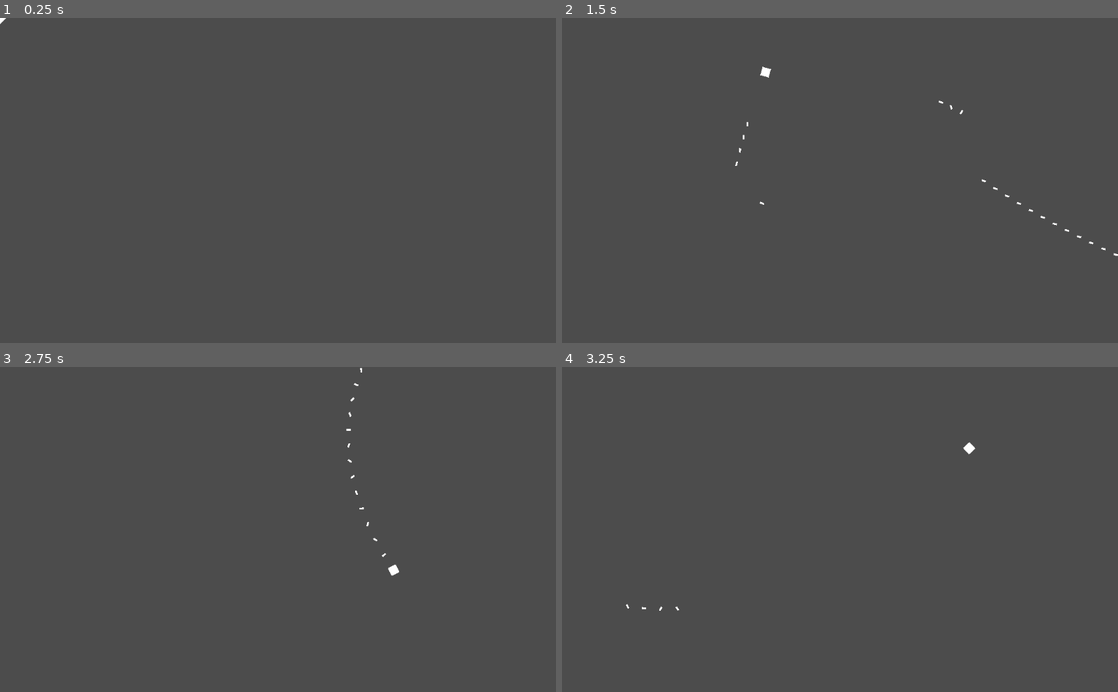
Above: before the commit, frames 1-4 (two rows, left to right).
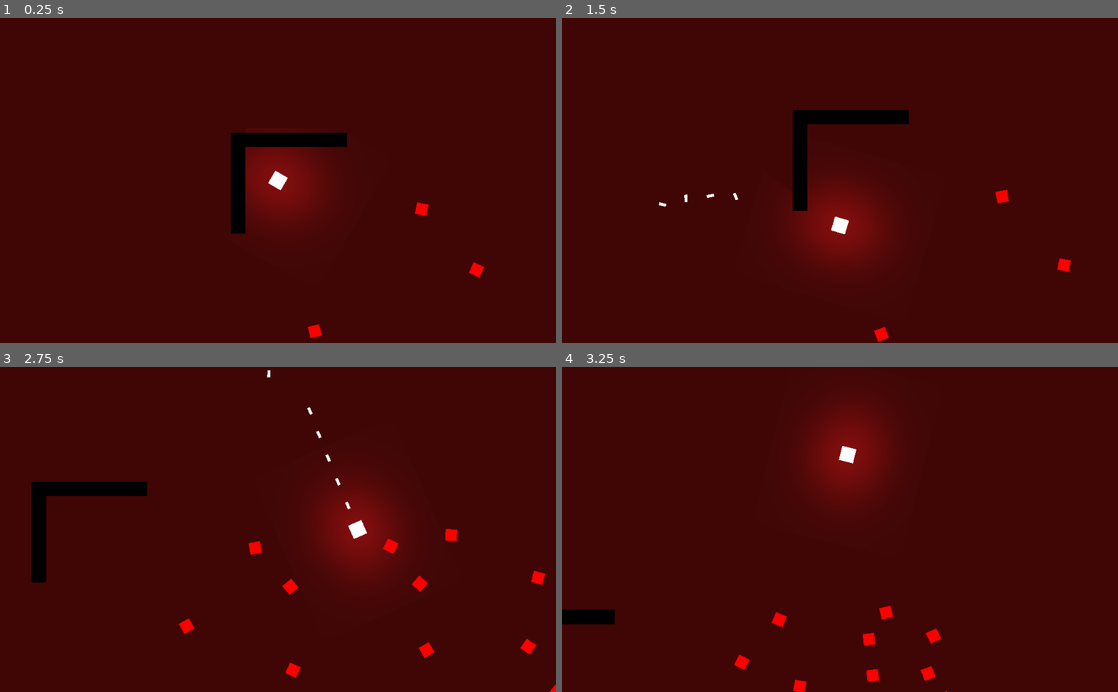
Above: after the commit, the same moments.

Repository: Boyquotes/godot-topdown-shooter
Game: Godot game, scene res://World.tscn
Same seed, same stepped clock (60 frames per second), same inputs: the game is played once before the commit and once after it.
Inputs (mouse positions are in pixels of both pictures, inside the frame that each line leads up to):
- Up to frame 1 (0.25 s): no input
- Up to frame 2 (1.5 s): move the mouse to (962, 164) at 0.52 s; press the mouse at (962, 164) at 0.53 s; hold D (right) 0.53-1.28 s; move the mouse to (728, 196) at 1.27 s; release the mouse at (728, 196) at 1.28 s; hold S (down) from 1.28 s (still down); click (728, 196) at 1.35 s
- Up to frame 3 (2.75 s): move the mouse to (333, 458) at 2.02 s; release S (down) at 2.03 s; press the mouse at (333, 458) at 2.03 s; hold D (right) from 2.03 s (still down)
- Up to frame 4 (3.25 s): move the mouse to (812, 594) at 2.77 s; release D (right) at 2.78 s; release the mouse at (812, 594) at 2.78 s; hold W (up) from 2.78 s (still down); click (812, 594) at 2.85 s

The runs differ from the first frame. In frame 1, 100% of the frame differs, in the area x 0-100%, y 0-100%; in frame 2, 100%; in frame 3, 100%; in frame 4, 100%.

Commit message:
Finish project

Diff:
--- /dev/null
+++ b/Enemy.gd
@@ -0,0 +1,19 @@
+extends KinematicBody2D
+
+var motion = Vector2()
+
+func _ready() -> void:
+	pass # Replace with function body.
+
+func _physics_process(delta: float) -> void:
+	var Player = get_parent().get_node("Player")
+
+	position += (Player.position - position)/50
+	look_at(Player.position)
+
+	move_and_collide(motion)
+
+
+func _on_Area2D_body_entered(body: Node) -> void:
+	if "Bullet" in body.name:
+		queue_free()
--- a/Player.gd
+++ b/Player.gd
@@ -34,3 +34,11 @@
 	bullet_instance.rotation_degrees = rotation_degrees
 	bullet_instance.apply_impulse(Vector2(), Vector2(bullet_speed,0).rotated(rotation))
 	get_tree().get_root().call_deferred("add_child", bullet_instance)
+
+func kill():
+	get_tree().reload_current_scene()
+
+
+func _on_Area2D_body_entered(body: Node) -> void:
+	if "Enemy" in body.name:
+		kill()
--- /dev/null
+++ b/Wall.tres
@@ -0,0 +1,33 @@
+[gd_resource type="TileSet" load_steps=4 format=2]
+
+[ext_resource path="res://sprites/player.png" type="Texture" id=1]
+
+[sub_resource type="OccluderPolygon2D" id=1]
+polygon = PoolVector2Array( 13, 8, 13, -8, 29, -8, 29, 8 )
+
+[sub_resource type="RectangleShape2D" id=2]
+extents = Vector2( 8, 8 )
+
+[resource]
+0/name = "Sprite"
+0/texture = ExtResource( 1 )
+0/tex_offset = Vector2( 0, 0 )
+0/modulate = Color( 0, 0, 0, 1 )
+0/region = Rect2( 0, 0, 16, 16 )
+0/tile_mode = 0
+0/occluder_offset = Vector2( 8, 8 )
+0/occluder = SubResource( 1 )
+0/navigation_offset = Vector2( 8, 8 )
+0/shape_offset = Vector2( 8, 8 )
+0/shape_transform = Transform2D( 1, 0, 0, 1, 8, 8 )
+0/shape = SubResource( 2 )
+0/shape_one_way = false
+0/shape_one_way_margin = 1.0
+0/shapes = [ {
+"autotile_coord": Vector2( 0, 0 ),
+"one_way": false,
+"one_way_margin": 1.0,
+"shape": SubResource( 2 ),
+"shape_transform": Transform2D( 1, 0, 0, 1, 8, 8 )
+} ]
+0/z_index = 0
--- a/World.tscn
+++ b/World.tscn
@@ -1,7 +1,10 @@
-[gd_scene load_steps=5 format=2]
+[gd_scene load_steps=10 format=2]
 
 [ext_resource path="res://Player.gd" type="Script" id=1]
 [ext_resource path="res://sprites/player.png" type="Texture" id=2]
+[ext_resource path="res://Enemy.gd" type="Script" id=3]
+[ext_resource path="res://Wall.tres" type="TileSet" id=4]
+[ext_resource path="res://sprites/luz.png" type="Texture" id=5]
 
 [sub_resource type="RectangleShape2D" id=1]
 extents = Vector2( 8, 8 )
@@ -9,9 +12,16 @@
 [sub_resource type="RectangleShape2D" id=2]
 extents = Vector2( 9, 9 )
 
+[sub_resource type="RectangleShape2D" id=3]
+extents = Vector2( 6.5, 6.5 )
+
+[sub_resource type="RectangleShape2D" id=4]
+extents = Vector2( 7, 7 )
+
 [node name="World" type="Node2D"]
 
 [node name="Player" type="KinematicBody2D" parent="."]
+position = Vector2( 36, 37 )
 script = ExtResource( 1 )
 
 [node name="CollisionShape2D" type="CollisionShape2D" parent="Player"]
@@ -25,12 +35,297 @@
 [node name="CollisionShape2D" type="CollisionShape2D" parent="Player/Area2D"]
 shape = SubResource( 2 )
 
+[node name="Camera2D" type="Camera2D" parent="Player"]
+current = true
+zoom = Vector2( 0.6, 0.6 )
+smoothing_enabled = true
+
+[node name="Light2D" type="Light2D" parent="Player"]
+scale = Vector2( 0.394444, 0.337963 )
+texture = ExtResource( 5 )
+shadow_enabled = true
+
 [node name="Enemy" type="KinematicBody2D" parent="."]
+position = Vector2( 91, 263 )
+script = ExtResource( 3 )
 
 [node name="CollisionShape2D" type="CollisionShape2D" parent="Enemy"]
+shape = SubResource( 3 )
 
 [node name="Sprite" type="Sprite" parent="Enemy"]
+modulate = Color( 1, 0, 0, 1 )
+scale = Vector2( 0.8, 0.8 )
+texture = ExtResource( 2 )
 
 [node name="Area2D" type="Area2D" parent="Enemy"]
 
 [node name="CollisionShape2D" type="CollisionShape2D" parent="Enemy/Area2D"]
+shape = SubResource( 4 )
+
+[node name="Enemy2" type="KinematicBody2D" parent="."]
+position = Vector2( 141, 545 )
+script = ExtResource( 3 )
+
+[node name="CollisionShape2D" type="CollisionShape2D" parent="Enemy2"]
+shape = SubResource( 3 )
+
+[node name="Sprite" type="Sprite" parent="Enemy2"]
+modulate = Color( 1, 0, 0, 1 )
+scale = Vector2( 0.8, 0.8 )
+texture = ExtResource( 2 )
+
+[node name="Area2D" type="Area2D" parent="Enemy2"]
+
+[node name="CollisionShape2D" type="CollisionShape2D" parent="Enemy2/Area2D"]
+shape = SubResource( 4 )
+
+[node name="Enemy3" type="KinematicBody2D" parent="."]
+position = Vector2( 339, 366 )
+script = ExtResource( 3 )
+
+[node name="CollisionShape2D" type="CollisionShape2D" parent="Enemy3"]
+shape = SubResource( 3 )
+
+[node name="Sprite" type="Sprite" parent="Enemy3"]
+modulate = Color( 1, 0, 0, 1 )
+scale = Vector2( 0.8, 0.8 )
+texture = ExtResource( 2 )
+
+[node name="Area2D" type="Area2D" parent="Enemy3"]
+
+[node name="CollisionShape2D" type="CollisionShape2D" parent="Enemy3/Area2D"]
+shape = SubResource( 4 )
+
+[node name="Enemy4" type="KinematicBody2D" parent="."]
+position = Vector2( 333, 171 )
+script = ExtResource( 3 )
+
+[node name="CollisionShape2D" type="CollisionShape2D" parent="Enemy4"]
+shape = SubResource( 3 )
+
+[node name="Sprite" type="Sprite" parent="Enemy4"]
+modulate = Color( 1, 0, 0, 1 )
+scale = Vector2( 0.8, 0.8 )
+texture = ExtResource( 2 )
+
+[node name="Area2D" type="Area2D" parent="Enemy4"]
+
+[node name="CollisionShape2D" type="CollisionShape2D" parent="Enemy4/Area2D"]
+shape = SubResource( 4 )
+
+[node name="Enemy5" type="KinematicBody2D" parent="."]
+position = Vector2( 251, 80 )
+script = ExtResource( 3 )
+
+[node name="CollisionShape2D" type="CollisionShape2D" parent="Enemy5"]
+shape = SubResource( 3 )
+
+[node name="Sprite" type="Sprite" parent="Enemy5"]
+modulate = Color( 1, 0, 0, 1 )
+scale = Vector2( 0.8, 0.8 )
+texture = ExtResource( 2 )
+
+[node name="Area2D" type="Area2D" parent="Enemy5"]
+
+[node name="CollisionShape2D" type="CollisionShape2D" parent="Enemy5/Area2D"]
+shape = SubResource( 4 )
+
+[node name="Enemy6" type="KinematicBody2D" parent="."]
+position = Vector2( 567, 76 )
+script = ExtResource( 3 )
+
+[node name="CollisionShape2D" type="CollisionShape2D" parent="Enemy6"]
+shape = SubResource( 3 )
+
+[node name="Sprite" type="Sprite" parent="Enemy6"]
+modulate = Color( 1, 0, 0, 1 )
+scale = Vector2( 0.8, 0.8 )
+texture = ExtResource( 2 )
+
+[node name="Area2D" type="Area2D" parent="Enemy6"]
+
+[node name="CollisionShape2D" type="CollisionShape2D" parent="Enemy6/Area2D"]
+shape = SubResource( 4 )
+
+[node name="Enemy7" type="KinematicBody2D" parent="."]
+position = Vector2( 635, 164 )
+script = ExtResource( 3 )
+
+[node name="CollisionShape2D" type="CollisionShape2D" parent="Enemy7"]
+shape = SubResource( 3 )
+
+[node name="Sprite" type="Sprite" parent="Enemy7"]
+modulate = Color( 1, 0, 0, 1 )
+scale = Vector2( 0.8, 0.8 )
+texture = ExtResource( 2 )
+
+[node name="Area2D" type="Area2D" parent="Enemy7"]
+
+[node name="CollisionShape2D" type="CollisionShape2D" parent="Enemy7/Area2D"]
+shape = SubResource( 4 )
+
+[node name="Enemy8" type="KinematicBody2D" parent="."]
+position = Vector2( 651, 319 )
+script = ExtResource( 3 )
+
+[node name="CollisionShape2D" type="CollisionShape2D" parent="Enemy8"]
+shape = SubResource( 3 )
+
+[node name="Sprite" type="Sprite" parent="Enemy8"]
+modulate = Color( 1, 0, 0, 1 )
+scale = Vector2( 0.8, 0.8 )
+texture = ExtResource( 2 )
+
+[node name="Area2D" type="Area2D" parent="Enemy8"]
+
+[node name="CollisionShape2D" type="CollisionShape2D" parent="Enemy8/Area2D"]
+shape = SubResource( 4 )
+
+[node name="Enemy9" type="KinematicBody2D" parent="."]
+position = Vector2( 888, 311 )
+script = ExtResource( 3 )
+
+[node name="CollisionShape2D" type="CollisionShape2D" parent="Enemy9"]
+shape = SubResource( 3 )
+
+[node name="Sprite" type="Sprite" parent="Enemy9"]
+modulate = Color( 1, 0, 0, 1 )
+scale = Vector2( 0.8, 0.8 )
+texture = ExtResource( 2 )
+
+[node name="Area2D" type="Area2D" parent="Enemy9"]
+
+[node name="CollisionShape2D" type="CollisionShape2D" parent="Enemy9/Area2D"]
+shape = SubResource( 4 )
+
+[node name="Enemy10" type="KinematicBody2D" parent="."]
+position = Vector2( 652, 477 )
+script = ExtResource( 3 )
+
+[node name="CollisionShape2D" type="CollisionShape2D" parent="Enemy10"]
+shape = SubResource( 3 )
+
+[node name="Sprite" type="Sprite" parent="Enemy10"]
+modulate = Color( 1, 0, 0, 1 )
+scale = Vector2( 0.8, 0.8 )
+texture = ExtResource( 2 )
+
+[node name="Area2D" type="Area2D" parent="Enemy10"]
+
+[node name="CollisionShape2D" type="CollisionShape2D" parent="Enemy10/Area2D"]
+shape = SubResource( 4 )
+
+[node name="Enemy11" type="KinematicBody2D" parent="."]
+position = Vector2( 561, 570 )
+script = ExtResource( 3 )
+
+[node name="CollisionShape2D" type="CollisionShape2D" parent="Enemy11"]
+shape = SubResource( 3 )
+
+[node name="Sprite" type="Sprite" parent="Enemy11"]
+modulate = Color( 1, 0, 0, 1 )
+scale = Vector2( 0.8, 0.8 )
+texture = ExtResource( 2 )
+
+[node name="Area2D" type="Area2D" parent="Enemy11"]
+
+[node name="CollisionShape2D" type="CollisionShape2D" parent="Enemy11/Area2D"]
+shape = SubResource( 4 )
+
+[node name="Enemy12" type="KinematicBody2D" parent="."]
+position = Vector2( 252, 573 )
+script = ExtResource( 3 )
+
+[node name="CollisionShape2D" type="CollisionShape2D" parent="Enemy12"]
+shape = SubResource( 3 )
+
+[node name="Sprite" type="Sprite" parent="Enemy12"]
+modulate = Color( 1, 0, 0, 1 )
+scale = Vector2( 0.8, 0.8 )
+texture = ExtResource( 2 )
+
+[node name="Area2D" type="Area2D" parent="Enemy12"]
+
+[node name="CollisionShape2D" type="CollisionShape2D" parent="Enemy12/Area2D"]
+shape = SubResource( 4 )
+
+[node name="Enemy13" type="KinematicBody2D" parent="."]
+position = Vector2( 911, 150 )
+script = ExtResource( 3 )
+
+[node name="CollisionShape2D" type="CollisionShape2D" parent="Enemy13"]
+shape = SubResource( 3 )
+
+[node name="Sprite" type="Sprite" parent="Enemy13"]
+modulate = Color( 1, 0, 0, 1 )
+scale = Vector2( 0.8, 0.8 )
+texture = ExtResource( 2 )
+
+[node name="Area2D" type="Area2D" parent="Enemy13"]
+
+[node name="CollisionShape2D" type="CollisionShape2D" parent="Enemy13/Area2D"]
+shape = SubResource( 4 )
+
+[node name="Enemy14" type="KinematicBody2D" parent="."]
+position = Vector2( 954, 418 )
+script = ExtResource( 3 )
+
+[node name="CollisionShape2D" type="CollisionShape2D" parent="Enemy14"]
+shape = SubResource( 3 )
+
+[node name="Sprite" type="Sprite" parent="Enemy14"]
+modulate = Color( 1, 0, 0, 1 )
+scale = Vector2( 0.8, 0.8 )
+texture = ExtResource( 2 )
+
+[node name="Area2D" type="Area2D" parent="Enemy14"]
+
+[node name="CollisionShape2D" type="CollisionShape2D" parent="Enemy14/Area2D"]
+shape = SubResource( 4 )
+
+[node name="Enemy15" type="KinematicBody2D" parent="."]
+position = Vector2( 708, 50 )
+script = ExtResource( 3 )
+
+[node name="CollisionShape2D" type="CollisionShape2D" parent="Enemy15"]
+shape = SubResource( 3 )
+
+[node name="Sprite" type="Sprite" parent="Enemy15"]
+modulate = Color( 1, 0, 0, 1 )
+scale = Vector2( 0.8, 0.8 )
+texture = ExtResource( 2 )
+
+[node name="Area2D" type="Area2D" parent="Enemy15"]
+
+[node name="CollisionShape2D" type="CollisionShape2D" parent="Enemy15/Area2D"]
+shape = SubResource( 4 )
+
+[node name="Sprite" type="Sprite" parent="."]
+modulate = Color( 0.254902, 0.027451, 0.027451, 1 )
+position = Vector2( 519, 377 )
+scale = Vector2( 169.438, 109.656 )
+z_index = -5
+texture = ExtResource( 2 )
+
+[node name="TileMap" type="TileMap" parent="."]
+tile_set = ExtResource( 4 )
+cell_size = Vector2( 16, 16 )
+format = 1
+tile_data = PoolIntArray( -1, -1073741824, 0, -65536, -1073741824, 0, -65535, -1073741824, 0, -65534, -1073741824, 0, -65533, -1073741824, 0, -65532, -1073741824, 0, -65531, -1073741824, 0, -65530, -1073741824, 0, 65535, -1073741824, 0, 131071, -1073741824, 0, 196607, -1073741824, 0, 262143, -1073741824, 0, 327679, -1073741824, 0, 393215, -1073741824, 0 )
+
+[connection signal="body_entered" from="Player/Area2D" to="Player" method="_on_Area2D_body_entered"]
+[connection signal="body_entered" from="Enemy/Area2D" to="Enemy" method="_on_Area2D_body_entered"]
+[connection signal="body_entered" from="Enemy2/Area2D" to="Enemy2" method="_on_Area2D_body_entered"]
+[connection signal="body_entered" from="Enemy3/Area2D" to="Enemy3" method="_on_Area2D_body_entered"]
+[connection signal="body_entered" from="Enemy4/Area2D" to="Enemy4" method="_on_Area2D_body_entered"]
+[connection signal="body_entered" from="Enemy5/Area2D" to="Enemy5" method="_on_Area2D_body_entered"]
+[connection signal="body_entered" from="Enemy6/Area2D" to="Enemy6" method="_on_Area2D_body_entered"]
+[connection signal="body_entered" from="Enemy7/Area2D" to="Enemy7" method="_on_Area2D_body_entered"]
+[connection signal="body_entered" from="Enemy8/Area2D" to="Enemy8" method="_on_Area2D_body_entered"]
+[connection signal="body_entered" from="Enemy9/Area2D" to="Enemy9" method="_on_Area2D_body_entered"]
+[connection signal="body_entered" from="Enemy10/Area2D" to="Enemy10" method="_on_Area2D_body_entered"]
+[connection signal="body_entered" from="Enemy11/Area2D" to="Enemy11" method="_on_Area2D_body_entered"]
+[connection signal="body_entered" from="Enemy12/Area2D" to="Enemy12" method="_on_Area2D_body_entered"]
+[connection signal="body_entered" from="Enemy13/Area2D" to="Enemy13" method="_on_Area2D_body_entered"]
+[connection signal="body_entered" from="Enemy14/Area2D" to="Enemy14" method="_on_Area2D_body_entered"]
+[connection signal="body_entered" from="Enemy15/Area2D" to="Enemy15" method="_on_Area2D_body_entered"]
Binary file added: sprites/luz.png
Not shown, added: sprites/luz.png.import
